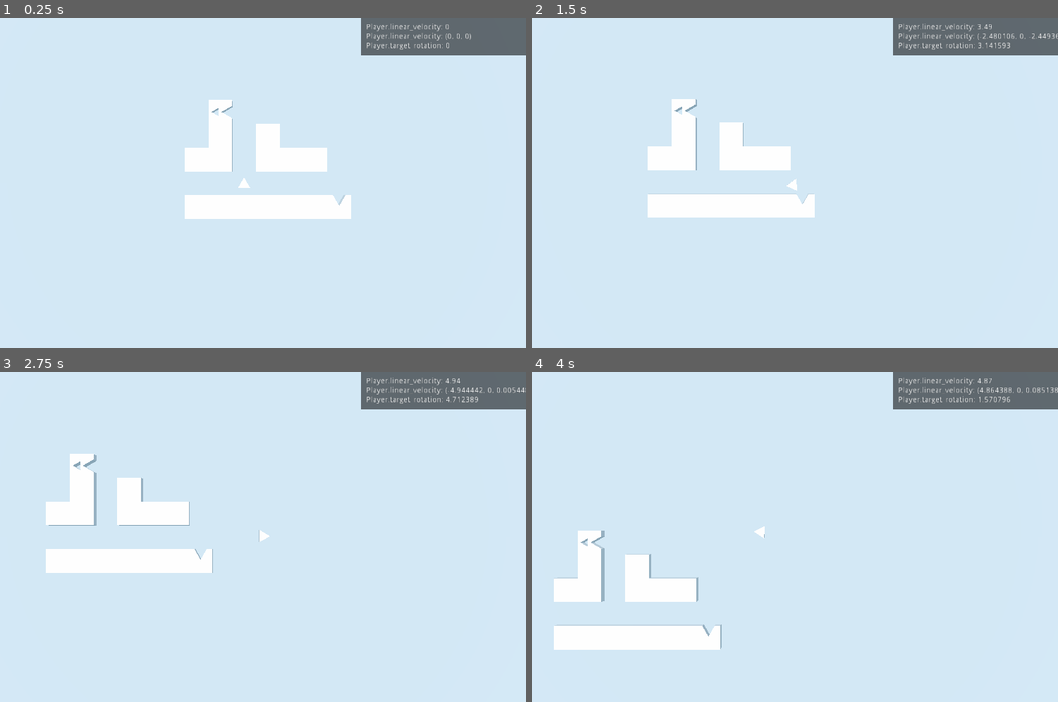
Above: before the commit, frames 1-4 (two rows, left to right).
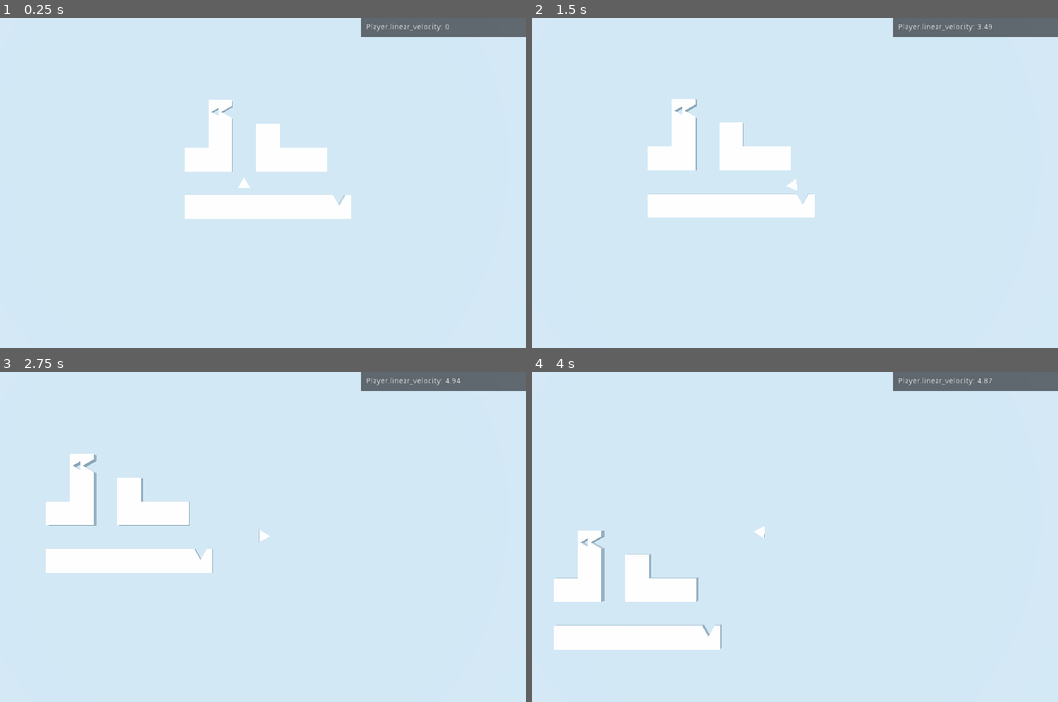
Above: after the commit, the same moments.

Repository: winston-yallow/primitives
Game: Godot game, scene res://levels/00_Test.tscn
Same seed, same stepped clock (60 frames per second), same inputs: the game is played once before the commit and once after it.
Inputs:
- Up to frame 1 (0.25 s): no input
- Up to frame 2 (1.5 s): tap Enter at 0.5 s; hold D (game_right) 0.53-1.28 s; hold Space (reappear) 0.53-1.28 s; hold S (game_backward) from 1.28 s (still down); tap Backspace at 1.35 s
- Up to frame 3 (2.75 s): release S (game_backward) at 2.03 s; hold D (game_right) from 2.03 s (still down); hold Space (reappear) from 2.03 s (still down)
- Up to frame 4 (4 s): release D (game_right) at 2.78 s; release Space (reappear) at 2.78 s; hold W (game_forward) 2.78-3.53 s; tap Backspace at 2.85 s; hold A (game_left) from 3.53 s (still down); hold Space (reappear) from 3.53 s (still down)

The runs differ from the first frame. In frame 1, 1.8% of the frame differs, in the area x 68-100%, y 4-12%; in frame 2, 1.8%; in frame 3, 1.9%; in frame 4, 1.9%.

Commit message:
Remove unused debug outputs

Diff:
--- a/game/player/Player.gd
+++ b/game/player/Player.gd
@@ -31,8 +31,6 @@
     DevTools.add_remote_value(
         RemoteProp.new(self, 'linear_velocity', ['length', 'round'])
     )
-    DevTools.add_remote_value(RemoteProp.new(self, 'linear_velocity'))
-    DevTools.add_remote_value(RemoteProp.new(self, 'target_rotation'))
 
 
 func _input(event: InputEvent) -> void:
